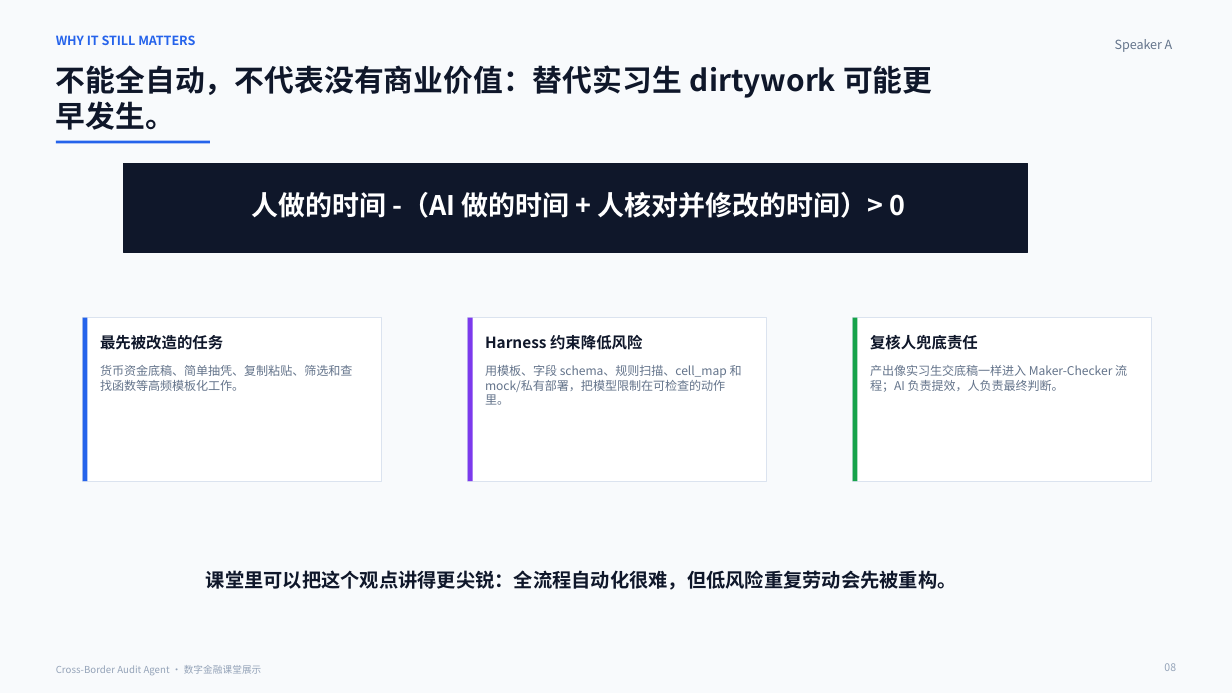
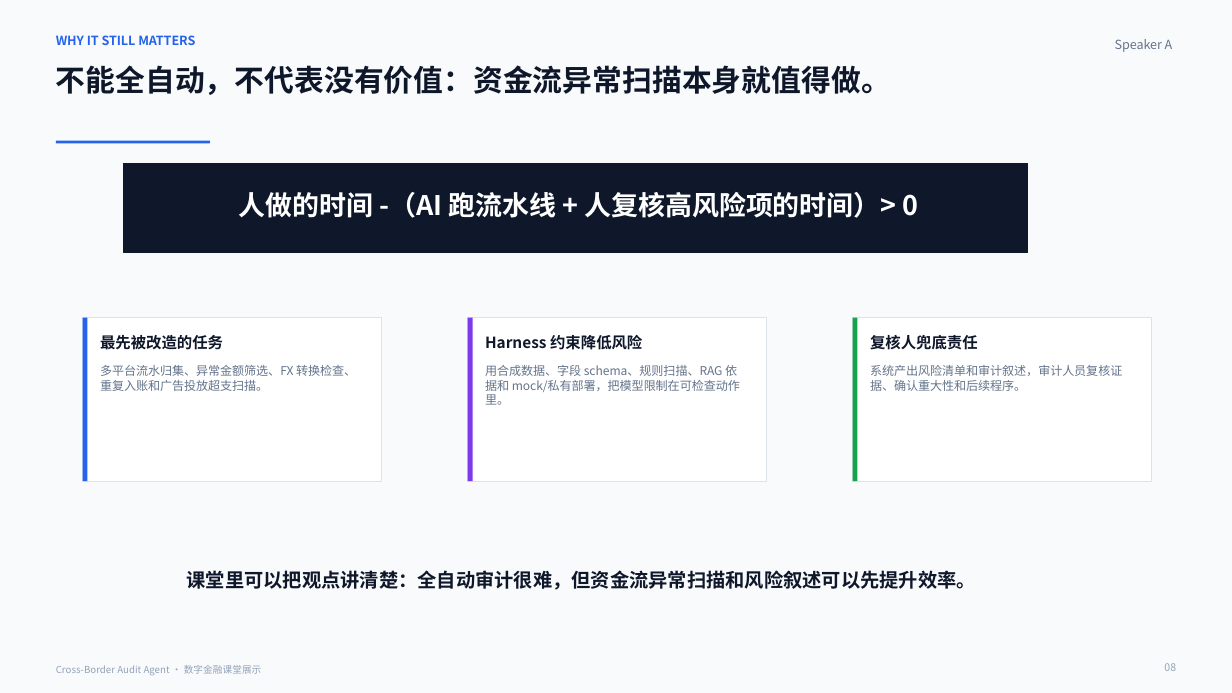
Before and after one commit to wangzichang224-design/cross_border_audit_agent, a slide deck: slide 8 of deliverables/cross-border-audit-agent-class-demo.pptx. Drawn at 1232x693 pixels with LibreOffice and Linux fonts; fonts in the diff are those of the drawing. Boxes give left, top, right and bottom in pixels: in the first picture for what was removed or moved away, otherwise in the second. Text is boxed around its words. In the diff, an @@ line names an element or a change of style, - is before the commit and + after.

```diff
--- a/deliverables/cross-border-audit-agent-class-demo.pptx
+++ b/deliverables/cross-border-audit-agent-class-demo.pptx
@@ text at (x1=56, y1=65, x2=891, y2=95): text changed @@
-不能全自动，不代表没有商业价值：替代实习生 dirtywork 可能更早发生。
+不能全自动，不代表没有价值：资金流异常扫描本身就值得做。
@@ text at (x1=238, y1=192, x2=919, y2=218): text changed @@
-人做的时间 -（AI 做的时间 + 人核对并修改的时间）> 0
+人做的时间 -（AI 跑流水线 + 人复核高风险项的时间）> 0
@@ text at (x1=100, y1=365, x2=356, y2=391): text changed @@
-货币资金底稿、简单抽凭、复制粘贴、筛选和查找函数等高频模板化工作。
+多平台流水归集、异常金额筛选、FX 转换检查、重复入账和广告投放超支扫描。
@@ text at (x1=485, y1=365, x2=740, y2=405): text changed @@
-用模板、字段 schema、规则扫描、cell_map 和 mock/私有部署，把模型限制在可检查的动作里。
+用合成数据、字段 schema、规则扫描、RAG 依据和 mock/私有部署，把模型限制在可检查动作里。
@@ text at (x1=870, y1=365, x2=1122, y2=391): text changed @@
-产出像实习生交底稿一样进入 Maker-Checker 流程；AI 负责提效，人负责最终判断。
+系统产出风险清单和审计叙述，审计人员复核证据、确认重大性和后续程序。
@@ text at (x1=187, y1=570, x2=976, y2=590): text changed @@
-课堂里可以把这个观点讲得更尖锐：全流程自动化很难，但低风险重复劳动会先被重构。
+课堂里可以把观点讲清楚：全自动审计很难，但资金流异常扫描和风险叙述可以先提升效率。
```
Also in this commit, not shown: 8 other slides changed, 13 other files.
